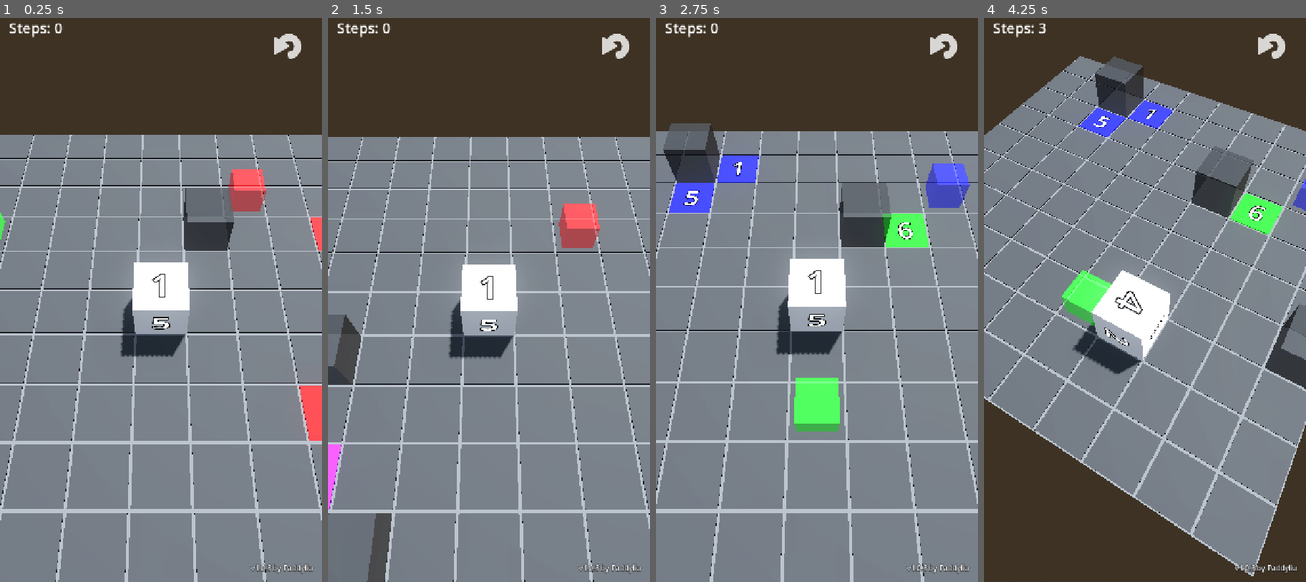
Above: before the commit, frames 1-4 (left to right).
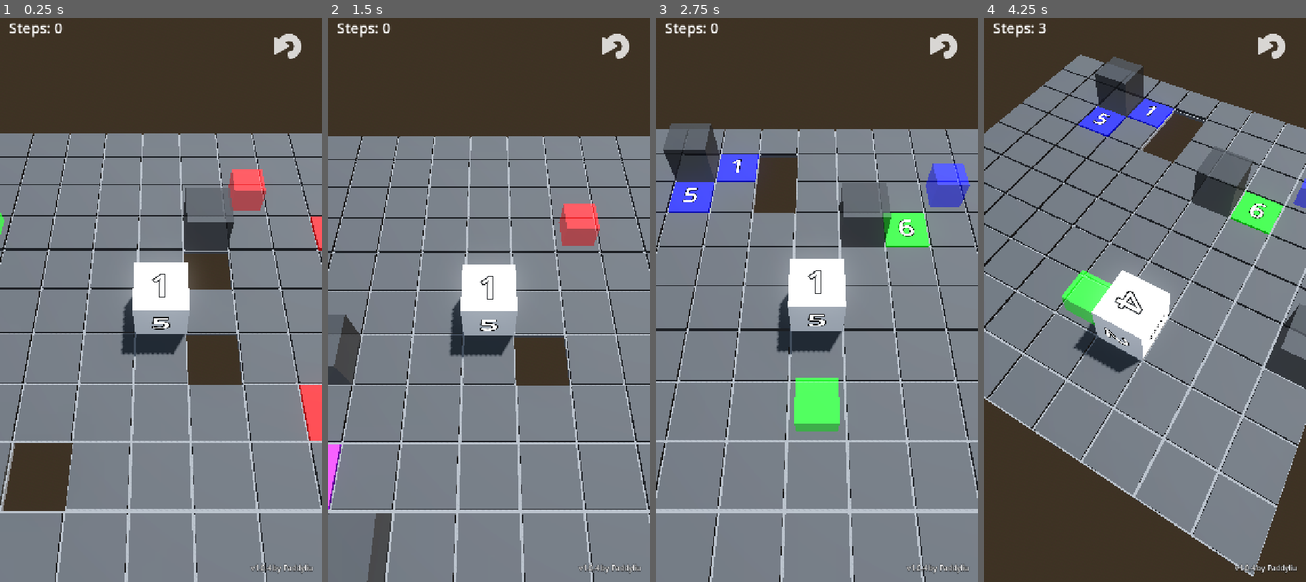
Above: after the commit, the same moments.

Repository: paddy226/MOVE_BOX
Game: Godot game, scene res://main.tscn
Same seed, same stepped clock (60 frames per second), same inputs: the game is played once before the commit and once after it.
Inputs (mouse positions are in pixels of both pictures, inside the frame that each line leads up to):
- Up to frame 1 (0.25 s): no input
- Up to frame 2 (1.5 s): click (614, 46) at 0.5 s; click (614, 46) at 1.25 s
- Up to frame 3 (2.75 s): click (942, 46) at 2 s
- Up to frame 4 (4.25 s): tap Enter (ui_accept) at 2.75, 3.02 s; move the mouse to (1215, 266) at 2.77 s; hold D 2.78-3.5 s; tap Q at 2.85 s; click (1215, 266) at 2.92 s; drag from (1080, 322) to (1128, 412) at 3.52 s

The runs differ from the first frame. In frame 1, 9.6% of the frame differs, in the area x 0-100%, y 20-100%; in frame 2, 6.4%; in frame 3, 6.0%; in frame 4, 6.7%.

Commit message:
feat: implement empty space (holes) in level generation and fix tile visual flickering for v1.0.4

Diff:
--- a/game_state.gd
+++ b/game_state.gd
@@ -4,5 +4,5 @@
 var last_camera_rotation: Vector3 = Vector3(-PI/3, 0, 0) # 預設俯視 60 度
 var last_camera_distance: float = 7.0 # 預設距離 7
 var current_steps: int = 0
-var version_number: String = "v1.0.3"
+var version_number: String = "v1.0.4"
 var author_name: String = "Paddyliu"
--- a/level.gd
+++ b/level.gd
@@ -82,11 +82,23 @@
 			"uses": -1
 		}
 
-	# 5. 生成所有地板
+	# 5. 定義孔洞/空地板座標 (3 個)
+	var hole_coords = []
+	var hole_count = 3
+	for i in range(hole_count):
+		if all_coords.is_empty(): break
+		hole_coords.append(all_coords.pop_front())
+
+	# 6. 生成地板
 	for x in range(start_x, start_x + grid_width):
 		for z in range(start_z, start_z + grid_height):
+			var pos = Vector2i(x, z)
+
+			# 如果是孔洞座標，直接跳過不生成地板
+			if pos in hole_coords:
+				continue
+
 			var tile = tile_scene.instantiate()
-			var pos = Vector2i(x, z)
 			tile.grid_pos = pos
 
 			if pos in special_tiles:
--- a/player.gd
+++ b/player.gd
@@ -121,7 +121,7 @@
 	var level = get_parent().get_node_or_null("Level")
 	if level:
 		var tile = level.get_tile_at(next_pos)
-		if tile == null or tile.type == Tile.TileType.OBSTACLE:
+		if tile == null or tile.type == Tile.TileType.OBSTACLE or tile.type == Tile.TileType.HOLE:
 			if error_cooldown <= 0:
 				AudioManager.play("error")
 				error_cooldown = 0.5
--- a/tile.gd
+++ b/tile.gd
@@ -1,8 +1,8 @@
 extends Node3D
 class_name Tile
-# tile.gd - 視覺強化：目標點(平面) vs 換色點(立體半透明)
+# tile.gd - 視覺強化：修正目標點顯示邏輯與閃爍問題
 
-enum TileType { DEFAULT, COLOR_CHANGER, GOAL, OBSTACLE }
+enum TileType { DEFAULT, COLOR_CHANGER, GOAL, OBSTACLE, HOLE }
 
 @export var type: TileType = TileType.DEFAULT
 @export var target_color: Color = Color.WHITE
@@ -31,59 +31,77 @@
 	var base_mat = base_mesh.get_surface_override_material(0)
 	base_mat = base_mat.duplicate() if base_mat else StandardMaterial3D.new()
 
-	match type:
-		TileType.DEFAULT:
-			label.visible = false
-			color_box.visible = false
-			base_mat.albedo_color = Color(0.2, 0.2, 0.2)
+	# 基礎重置
+	base_mesh.visible = true
+	base_mesh.scale.y = 1.0
+	base_mesh.position.y = 0.0
+	base_mat.transparency = StandardMaterial3D.TRANSPARENCY_DISABLED
+	base_mat.emission_enabled = false
 
-		TileType.COLOR_CHANGER:
-			color_box.visible = true
-			base_mat.albedo_color = Color(0.2, 0.2, 0.2) # 地板保持深灰
+	# 根據狀態決定 Icon 與 Label 的顯示
+	if type == TileType.GOAL and not is_active:
+		# 目標已達成狀態
+		label.visible = false
+		icon.visible = true
+		icon.position.y = 0.1 # 確保在地面上方
+		base_mat.albedo_color = Color(0.25, 0.25, 0.25) # 變成暗灰色
+	else:
+		# 一般狀態
+		icon.visible = false
 
-			# 設定半透明方塊的顏色
-			var box_mat = color_box.get_surface_override_material(0).duplicate()
-			var transparent_color = target_color
-			transparent_color.a = 0.5 # 設定透明度
-			box_mat.albedo_color = transparent_color
-			box_mat.emission = target_color # 讓它微微發光
-			color_box.set_surface_override_material(0, box_mat)
+		match type:
+			TileType.DEFAULT:
+				label.visible = false
+				color_box.visible = false
+				base_mat.albedo_color = Color(0.2, 0.2, 0.2)
 
-			if uses < 0:
+			TileType.COLOR_CHANGER:
+				color_box.visible = true
+				base_mat.albedo_color = Color(0.2, 0.2, 0.2)
+
+				var box_mat = color_box.get_surface_override_material(0).duplicate()
+				var transparent_color = target_color
+				transparent_color.a = 0.5
+				box_mat.albedo_color = transparent_color
+				box_mat.emission = target_color
+				color_box.set_surface_override_material(0, box_mat)
+
+				if uses < 0:
+					label.visible = false
+				else:
+					label.visible = true
+					label.text = str(uses)
+					label.position.y = 1.0
+
+			TileType.GOAL:
+				label.visible = true
+				color_box.visible = false
+				base_mat.albedo_color = target_color
+				label.text = str(target_value)
+				label.position.y = 0.1 # 提高位置防止閃爍
+
+			TileType.OBSTACLE:
 				label.visible = false
-			else:
-				label.visible = true
-				label.text = str(uses)
-				label.position.y = 1.0 # 數字浮在方塊上方
+				color_box.visible = false
+				base_mat.transparency = StandardMaterial3D.TRANSPARENCY_ALPHA
+				base_mat.albedo_color = Color(0.1, 0.1, 0.1, 0.8)
+				base_mesh.scale.y = 10.0
+				base_mesh.position.y = 0.45
 
-		TileType.GOAL:
-			label.visible = true
-			color_box.visible = false
-			base_mat.albedo_color = target_color # 目標點就是彩色地板
-			label.text = str(target_value)
-			label.position.y = 0.01
-
-		TileType.OBSTACLE:
-			label.visible = false
-			color_box.visible = false
-			base_mat.transparency = StandardMaterial3D.TRANSPARENCY_ALPHA
-			base_mat.albedo_color = Color(0.1, 0.1, 0.1, 0.8) # 更加不透明
-			# 讓障礙物變高
-			base_mesh.scale.y = 10.0 # 變成實心的方塊高度
-			base_mesh.position.y = 0.45
+			TileType.HOLE:
+				label.visible = false
+				color_box.visible = false
+				icon.visible = false
+				base_mesh.visible = false
 
 	base_mesh.set_surface_override_material(0, base_mat)
 
-# 讓換色方塊飄浮 (改用遞迴式 Tween 避開 Infinite loop 警告)
+# 讓換色方塊飄浮
 func _animate_color_box(up: bool = true) -> void:
 	if not is_inside_tree() or type != TileType.COLOR_CHANGER: return
-
-	if active_tween:
-		active_tween.kill()
-
+	if active_tween: active_tween.kill()
 	active_tween = get_tree().create_tween()
 	var target_y = 0.4 if up else 0.2
-
 	active_tween.tween_property(color_box, "position:y", target_y, 1.2).set_trans(Tween.TRANS_SINE).set_ease(Tween.EASE_IN_OUT)
 	active_tween.finished.connect(func(): _animate_color_box(not up))
 
@@ -108,26 +126,21 @@
 func _complete_goal() -> void:
 	is_active = false
 
-	# 地板變為暗灰色，並啟動高能閃爍效果
-	var mat = base_mesh.get_surface_override_material(0).duplicate()
-	mat.albedo_color = Color(0.25, 0.25, 0.25)
+	# 先更新視覺 (這會隱藏數字並顯示打勾，地板變灰)
+	_update_visuals()
+
+	# 額外的高能閃爍效果
+	var mat = base_mesh.get_surface_override_material(0)
 	mat.emission_enabled = true
-	mat.emission = Color(1.0, 0.9, 0.5) # 暖白光
-	mat.emission_energy_multiplier = 2.5 # 進一步調低能量
-	base_mesh.set_surface_override_material(0, mat)
+	mat.emission = Color(1.0, 0.9, 0.5)
+	mat.emission_energy_multiplier = 2.5
 
-	# 隱藏數字，顯示圖案
-	label.visible = false
-	icon.visible = true
-
-	# 質感閃爍動畫：先保持一瞬間再迅速衰減
 	var flash_tween = get_tree().create_tween()
 	flash_tween.tween_property(mat, "emission_energy_multiplier", 0.0, 0.6).set_trans(Tween.TRANS_EXPO).set_ease(Tween.EASE_OUT)
 	flash_tween.chain().tween_callback(func(): mat.emission_enabled = false)
 
 	AudioManager.play("goal")
 
-	# 通知玩家也閃爍一下 (增強反饋)
 	var player = get_tree().current_scene.get_node_or_null("Player")
 	if player and player.has_method("flash"):
 		player.flash()
@@ -135,10 +148,7 @@
 	if get_parent().has_method("notify_goal_completed"):
 		get_parent().notify_goal_completed()
 
-	print("座標 ", grid_pos, " 的目標已達成！")
-
 func _become_default() -> void:
-	if active_tween:
-		active_tween.kill()
+	if active_tween: active_tween.kill()
 	type = TileType.DEFAULT
 	_update_visuals()
Not shown, changed: gemini_log.md
